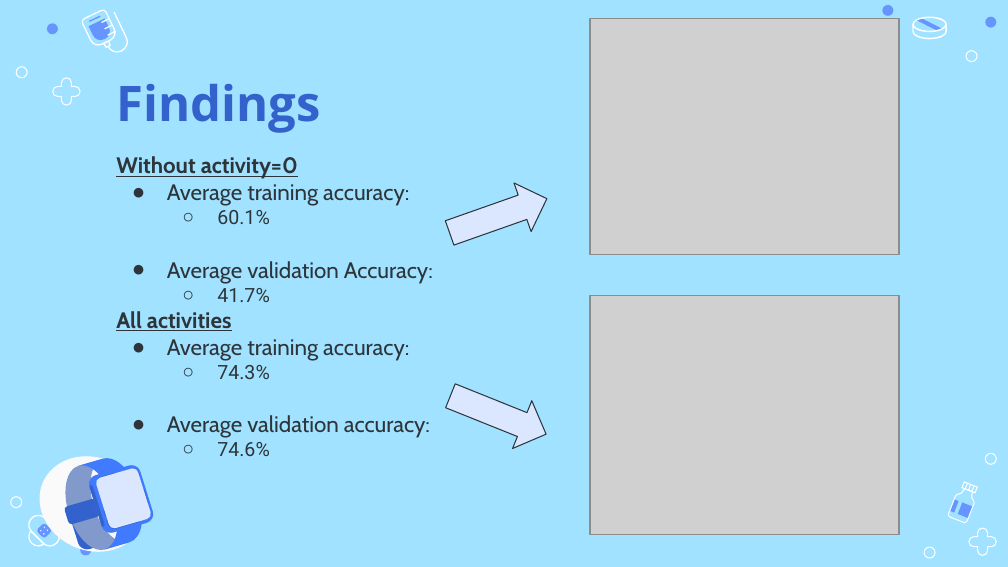
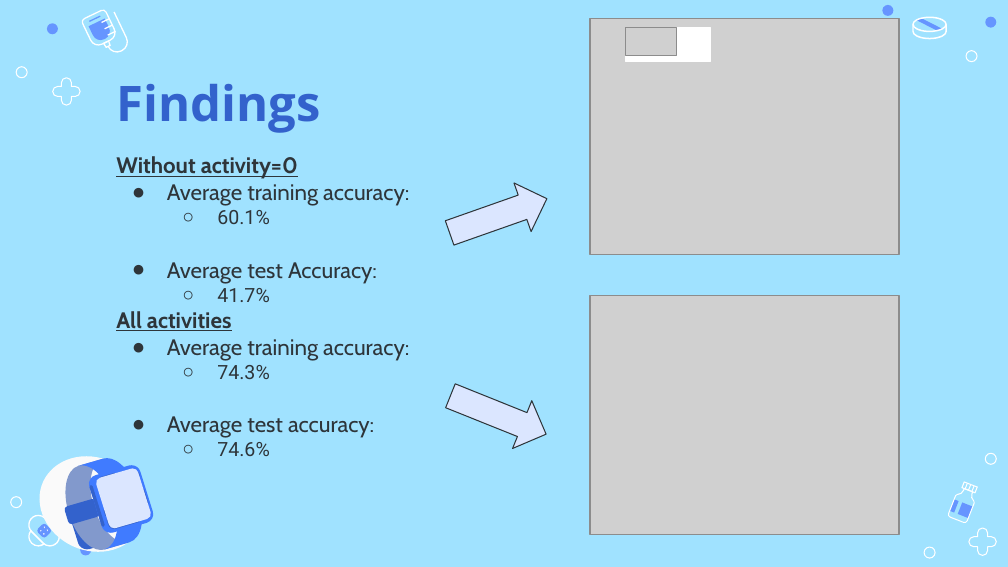
Before and after one commit to entekang/3-CHL5230-F23, a slide deck: slide 3 of 03-CHL5230-F23.pptx. Drawn at 1008x567 pixels with LibreOffice and Linux fonts; fonts in the diff are those of the drawing; grey boxes stand for pictures. Boxes give left, top, right and bottom in pixels: in the first picture for what was removed or moved away, otherwise in the second. Text is boxed around its words. In the diff, an @@ line names an element or a change of style, - is before the commit and + after.

```diff
--- a/03-CHL5230-F23.pptx
+++ b/03-CHL5230-F23.pptx
@@ rectangle added at <box>626,27,711,61</box>, fill #FFFFFF, outline #FFFFFF 0.75 pt @@
@@ picture added at <box>626,27,676,55</box> @@
@@ subtitle at <box>167,262,377,283</box>: text changed @@
-● Average validation Accuracy:
+● Average test Accuracy:
@@ subtitle at <box>167,416,374,438</box>: text changed @@
-● Average validation accuracy:
+● Average test accuracy:
```
Also in this commit, not shown: 1 other slide changed.
